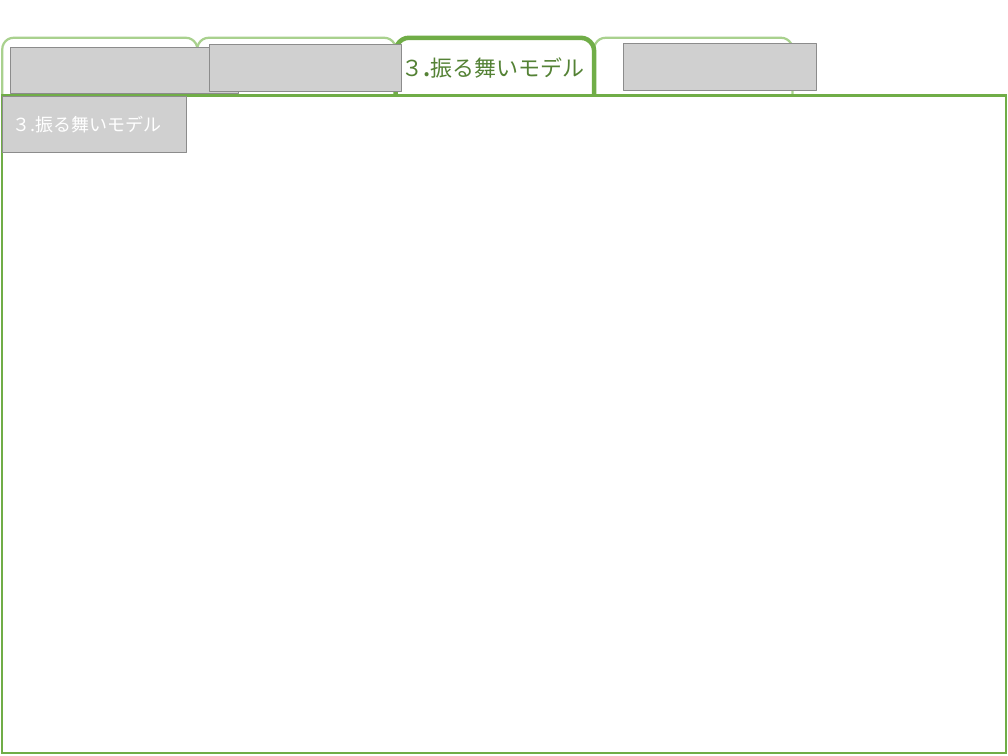
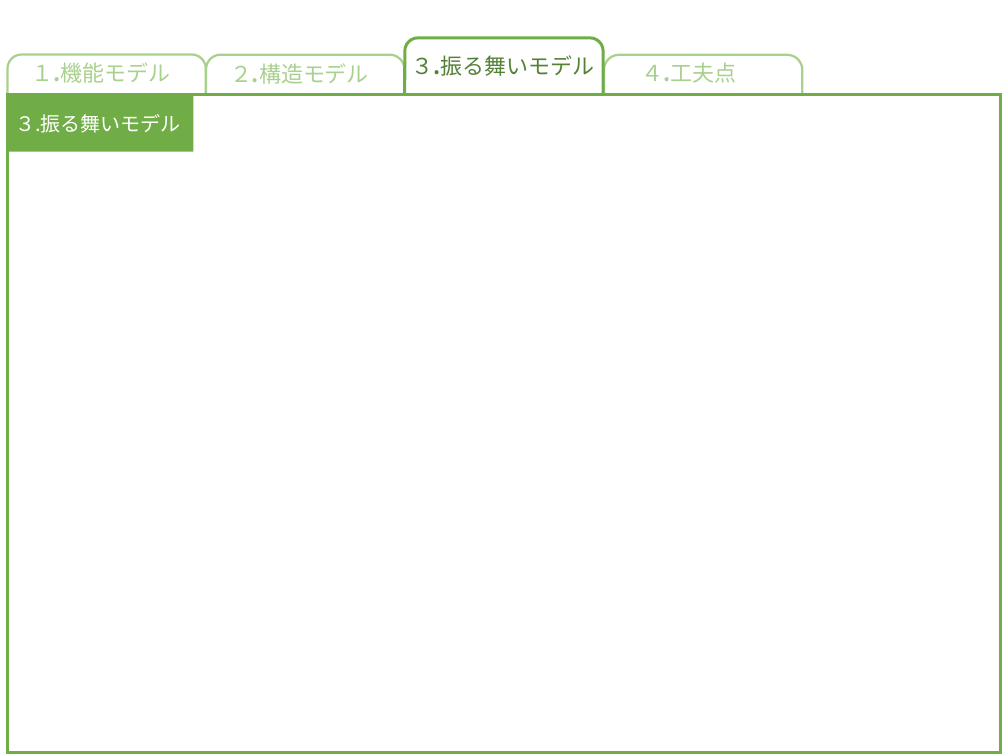
Before and after one commit to akita-lab-2019/model, a slide deck: slide 4 of model_file_template_primary.pptx. Drawn at 1008x756 pixels with LibreOffice and Linux fonts; fonts in the diff are those of the drawing; grey boxes stand for pictures. Boxes give left, top, right and bottom in pixels: in the first picture for what was removed or moved away, otherwise in the second. Text is boxed around its words. In the diff, an @@ line names an element or a change of style, - is before the commit and + after.

```diff
--- a/model_file_template_primary.pptx
+++ b/model_file_template_primary.pptx
@@ rounded rectangle resized from (x1=2, y1=37, x2=197, y2=106) to (x1=7, y1=55, x2=206, y2=140) @@
@@ picture removed at (x1=11, y1=48, x2=238, y2=94) @@
@@ rounded rectangle resized from (x1=197, y1=37, x2=396, y2=106) to (x1=206, y1=55, x2=405, y2=163) @@
@@ rounded rectangle at (x1=206, y1=55, x2=405, y2=163): proportions changed @@
@@ picture removed at (x1=210, y1=45, x2=402, y2=91) @@
@@ text "３.振る舞いモデル" moved from (x1=402, y1=57, x2=585, y2=78) to (x1=412, y1=55, x2=595, y2=76) @@
@@ rounded rectangle moved from (x1=396, y1=37, x2=595, y2=134) to (x1=405, y1=38, x2=603, y2=135) @@
@@ rounded rectangle at (x1=405, y1=38, x2=603, y2=135): outline #70AD47 4.5 pt to #70AD47 3 pt @@
@@ rounded rectangle resized from (x1=594, y1=37, x2=793, y2=106) to (x1=604, y1=55, x2=803, y2=145) @@
@@ picture removed at (x1=623, y1=43, x2=816, y2=90) @@
@@ text added at (x1=32, y1=62, x2=171, y2=83), 22 pt, text #A9D18E @@
+１.機能モデル
@@ text added at (x1=230, y1=63, x2=369, y2=84), 22 pt, text #A9D18E @@
+２.構造モデル
@@ text added at (x1=641, y1=62, x2=736, y2=83), 22 pt, text #A9D18E @@
+４.工夫点
@@ picture removed at (x1=2, y1=96, x2=186, y2=153) @@
@@ text "３.振る舞いモデル" at (x1=15, y1=114, x2=181, y2=133): size 18 to 20 pt @@
@@ rectangle resized from (x1=2, y1=96, x2=1006, y2=753) to (x1=8, y1=95, x2=1000, y2=752) @@
@@ rectangle at (x1=8, y1=95, x2=1000, y2=752): outline #70AD47 2.25 pt to #70AD47 3 pt @@
@@ rectangle added at (x1=9, y1=95, x2=194, y2=152), fill #70AD47 @@
```
Also in this commit, not shown: 3 other slides changed.
